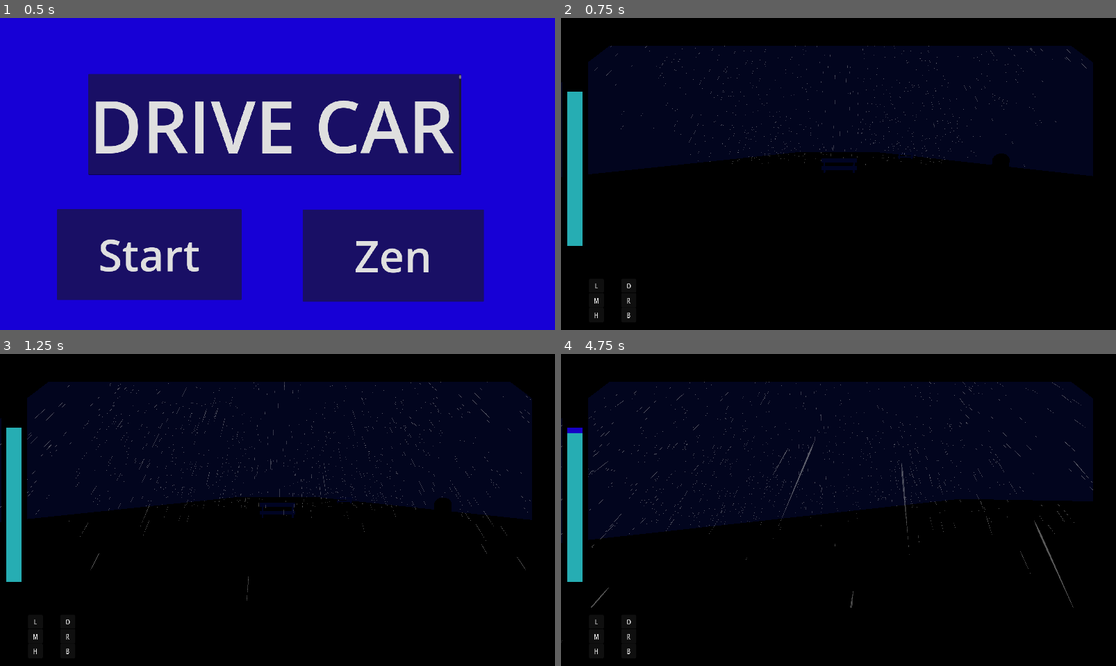
Above: before the commit, frames 1-4 (two rows, left to right).
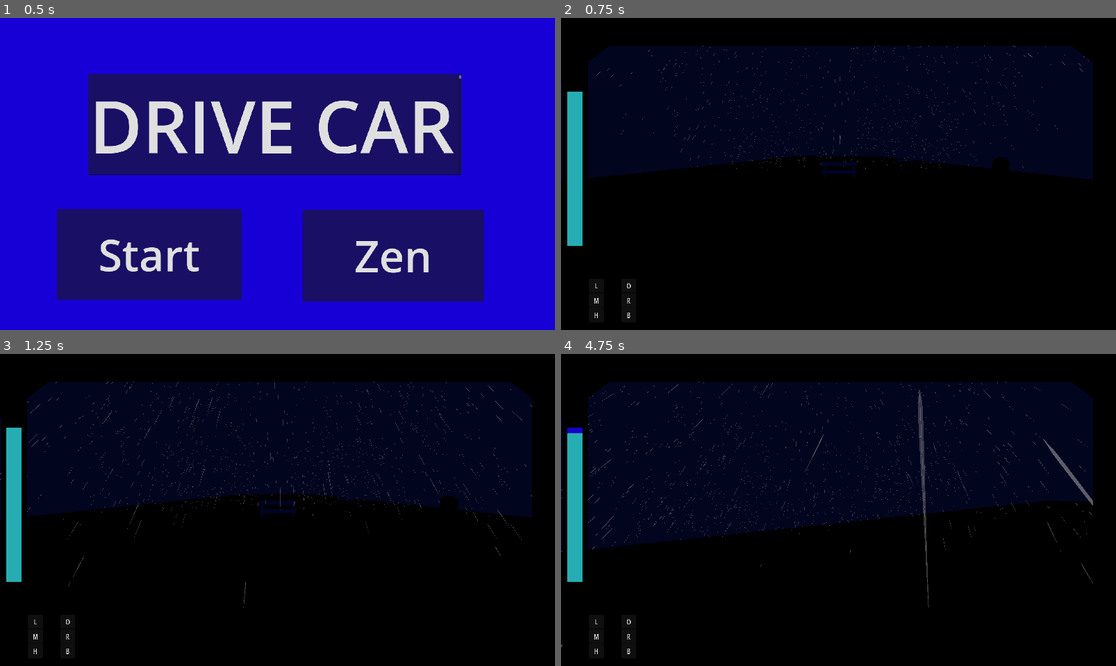
Above: after the commit, the same moments.

Repository: reniby/Southbound
Game: Godot game, scene res://Scenes/menu.tscn
The game is run twice, just before and just after one commit, with the same random seed, the same clock (stepped at 60 frames per second) and the same inputs.
Inputs (mouse positions are in pixels of both pictures, inside the frame that each line leads up to):
- Up to frame 1 (0.5 s): no input
- Up to frame 2 (0.75 s): click "Start" at 0.5 s
- Up to frame 3 (1.25 s): no input
- Up to frame 4 (4.75 s): move the mouse to (960, 494) at 1.27 s; hold D (right) 1.28-2.03 s; move the mouse to (727, 525) at 2.02 s; hold Down (ui_down) 2.03-2.78 s; move the mouse to (894, 441) at 2.77 s; hold D (right) 2.78-3.53 s; move the mouse to (810, 572) at 3.52 s; hold Up (ui_up) 3.53-4.28 s; move the mouse to (1005, 556) at 4.27 s; hold A (left) from 4.28 s (still down)

Frame 1 is identical in both runs. In frame 2, 1.9% of the frame differs, in the area x 0-96%, y 8-53%; in frame 3, 2.0%; in frame 4, 4.2%, in the area x 0-96%, y 8-95%.
Error before the commit: Invalid assignment of property or key 'light_energy' with value of type 'int' on a base object of type 'null instance'. (res://Scripts/player.gd:78)

Commit message:
merge fixes

Diff:
--- a/Scenes/player.tscn
+++ b/Scenes/player.tscn
@@ -29,21 +29,27 @@
 [node name="Camera3D" type="Camera3D" parent="Pivot"]
 current = true
 
-[node name="Area3D" type="Area3D" parent="."]
+[node name="SpotLight3D" type="SpotLight3D" parent="."]
+transform = Transform3D(0.947713, 0, -0.319125, 0, 1, 0, 0.319125, 0, 0.947713, 0.75, 1, -0.75)
+light_energy = 40.0
+light_size = 1.0
+distance_fade_enabled = true
+spot_range = 36.21
+spot_angle = 27.5018
 
-[node name="CollisionShape3D" type="CollisionShape3D" parent="Area3D"]
-transform = Transform3D(1, 0, 0, 0, 1, 0, 0, 0, 1, 0, -0.430148, 0)
-shape = SubResource("BoxShape3D_v7adf")
-
-[node name="Node" type="Node" parent="."]
+[node name="SpotLight3D2" type="SpotLight3D" parent="."]
+transform = Transform3D(0.923813, 0, 0.382845, 0, 1, 0, -0.382845, 0, 0.923813, -0.75, 1, -0.75)
+light_energy = 16.0
+light_size = 1.0
+distance_fade_enabled = true
+spot_range = 36.2101
+spot_angle = 27.5018
 
 [node name="Area3D" type="Area3D" parent="."]
 
 [node name="CollisionShape3D" type="CollisionShape3D" parent="Area3D"]
 transform = Transform3D(1, 0, 0, 0, 1, 0, 0, 0, 1, 0, -0.430148, 0)
 shape = SubResource("BoxShape3D_v7adf")
-
-[node name="Node" type="Node" parent="."]
 
 [node name="VehicleWheel3D" type="VehicleWheel3D" parent="."]
 transform = Transform3D(-1, 4.57535e-09, -8.7303e-08, 0, 0.99863, 0.052336, 8.74228e-08, 0.052336, -0.99863, 1, 0, -1)
--- a/Scripts/player.gd
+++ b/Scripts/player.gd
@@ -34,10 +34,10 @@
 		#camera.rotation.x = clamp(camera.rotation.x, deg_to_rad(-5), deg_to_rad(5))
 
 func _physics_process(delta) -> void:
-	apply_force(Vector3.DOWN * 70)
+	apply_force(Vector3.DOWN * 20)
 	print(linear_velocity.length())
 	print(speed)
-	engine_force = 100 * max((speed - linear_velocity.length()),0)
+	engine_force = 200 * max((speed - linear_velocity.length()),0)
 
 	if linear_velocity.length() > speed:
 		brake = 10 * min((linear_velocity.length() - speed),0)
